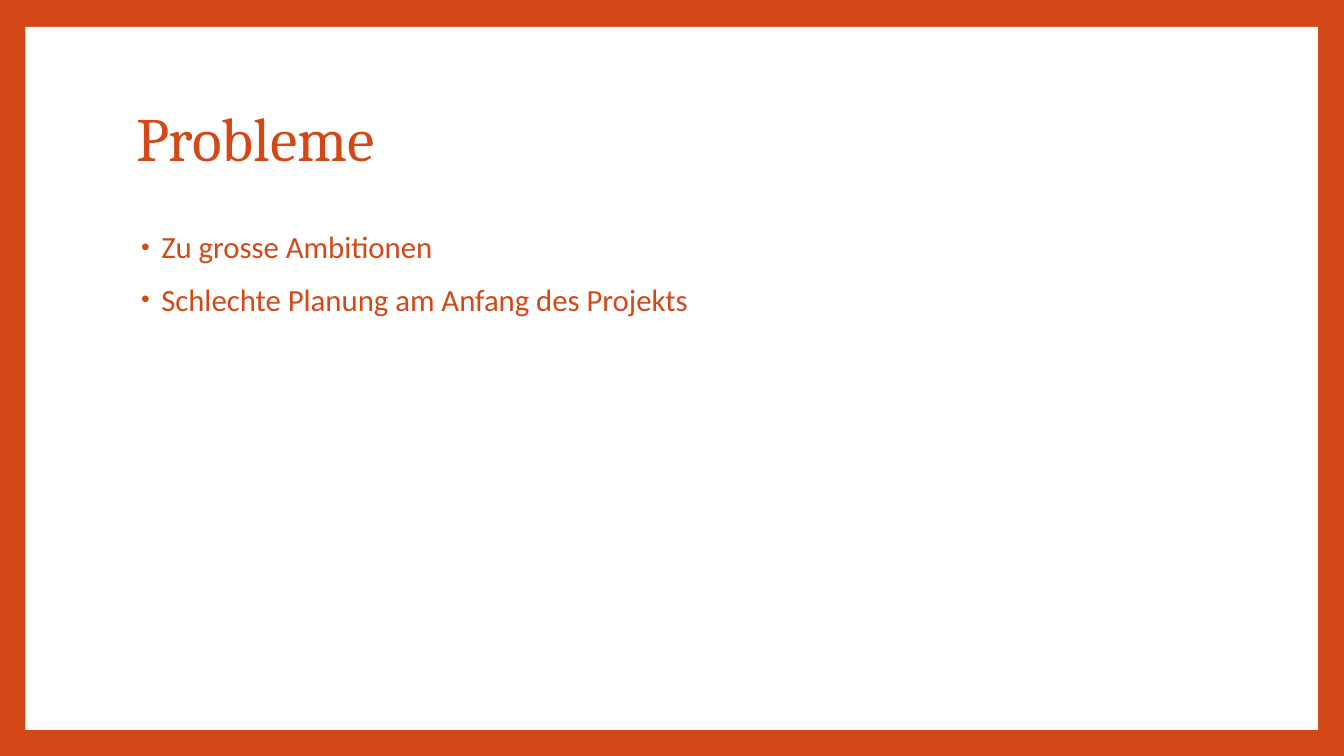
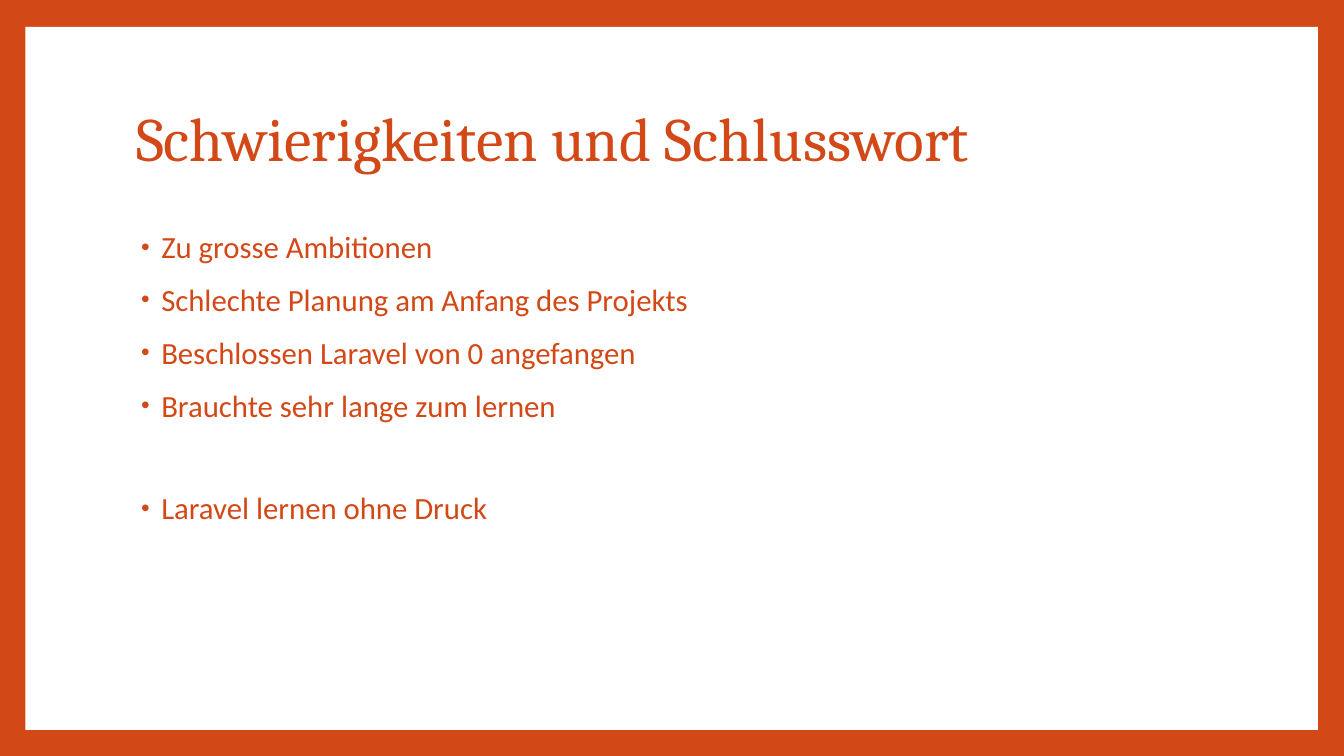
Before and after one commit to Lio396/AbgabeDossierProjekt, a slide deck: slide 9 of 04_Präsentation/VueJS_Laravel_website.pptx (slide 7 before the commit). Drawn at 1344x756 pixels with LibreOffice and Linux fonts; fonts in the diff are those of the drawing. Boxes give left, top, right and bottom in pixels: in the first picture for what was removed or moved away, otherwise in the second. Text is boxed around its words. In the diff, an @@ line names an element or a change of style, - is before the commit and + after.

```diff
--- a/04_Präsentation/VueJS_Laravel_website.pptx
+++ b/04_Präsentation/VueJS_Laravel_website.pptx
@@ title at (136,118,969,175): text changed @@
-Probleme
+Schwierigkeiten und Schlusswort
@@ text at (161,342,635,423): paragraphs added @@
+• Beschlossen Laravel von 0 angefangen
+• Brauchte sehr lange zum lernen
@@ text added at (161,497,487,520), 22 pt, text #D34817 @@
+• Laravel lernen ohne Druck
```
Also in this commit, not shown: 1 other slide changed, 2 slides added, 16 other files.
